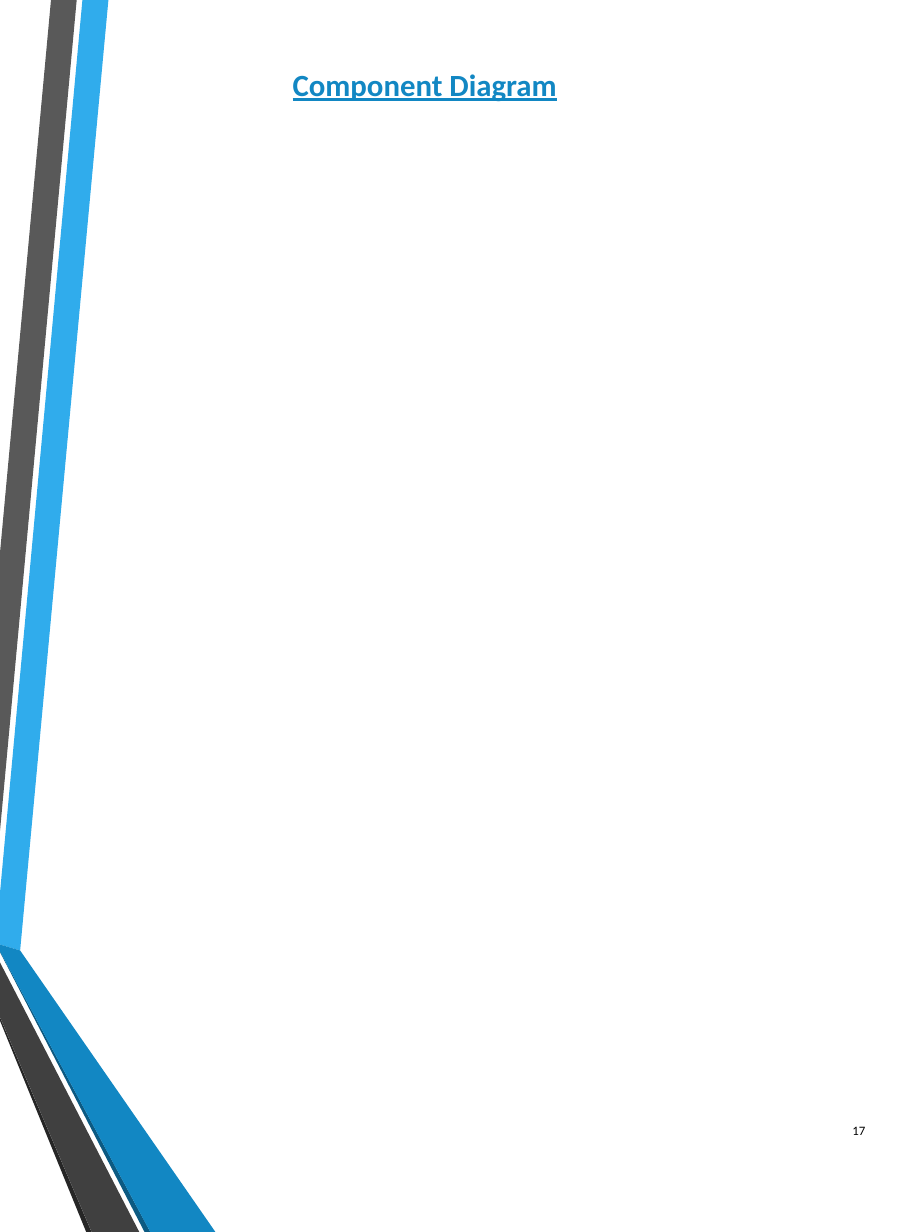
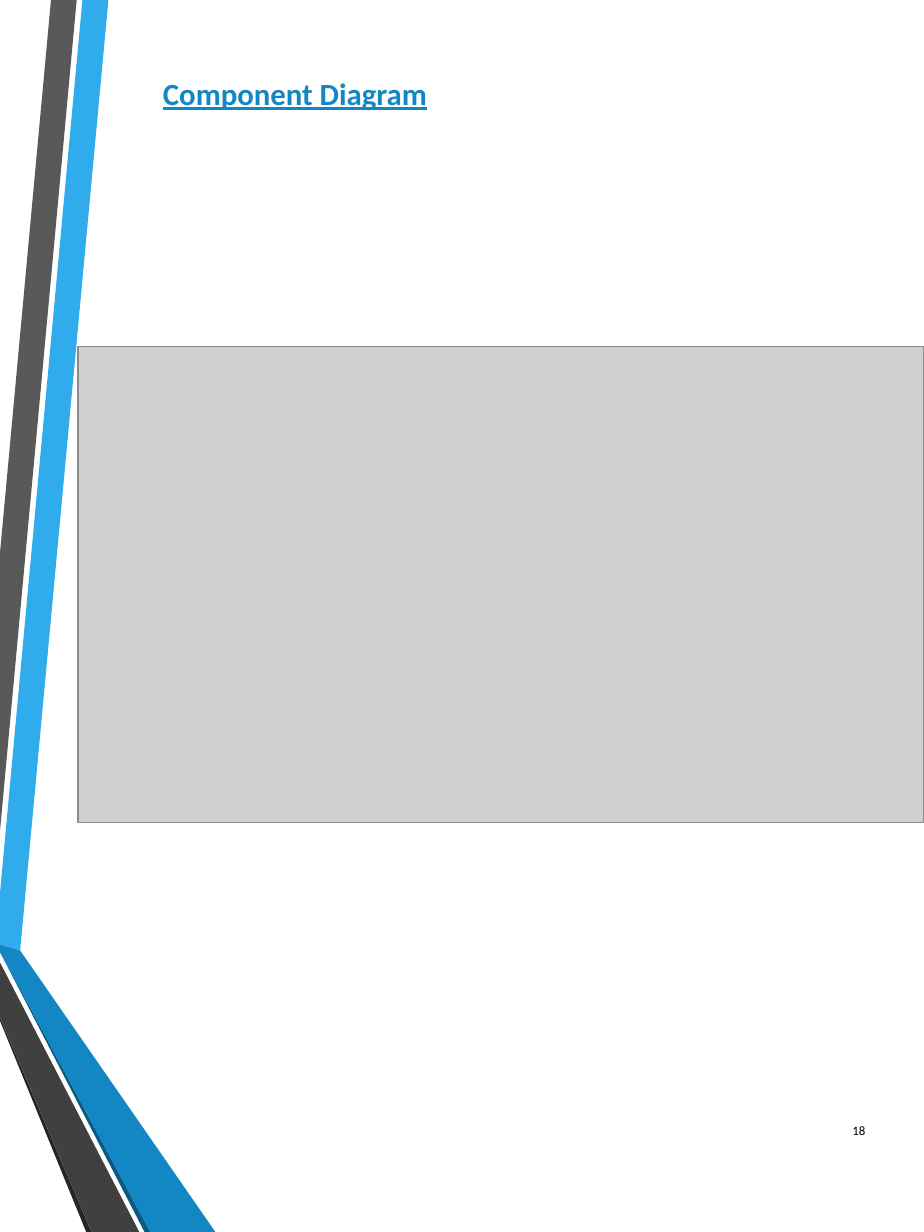
Before and after one commit to federicomegler/traffic-monitor, a slide deck: slide 18 of Design/Traffic_monitor.pptx (slide 17 before the commit). Drawn at 924x1232 pixels with LibreOffice and Linux fonts; fonts in the diff are those of the drawing; grey boxes stand for pictures. Boxes give left, top, right and bottom in pixels: in the first picture for what was removed or moved away, otherwise in the second. Text is boxed around its words. In the diff, an @@ line names an element or a change of style, - is before the commit and + after.

```diff
--- a/Design/Traffic_monitor.pptx
+++ b/Design/Traffic_monitor.pptx
@@ text "Component Diagram": place and size @@
-text "Component Diagram" at bbox=[293, 74, 556, 102]
+text "Component Diagram" at bbox=[163, 83, 427, 111]
@@ picture added at bbox=[78, 346, 924, 822] @@
@@ page number at bbox=[852, 1126, 865, 1135]: text changed @@
-17
+18
```
Also in this commit, not shown: 2 other slides changed, 7 slides added, 5 slides removed.
